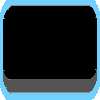
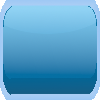
Before/after of a 100 x 100 layered artwork. What changed in the layer stack:
added layer "Layer_darker #1" above "Pasted Layer #3" over box(0, 5, 100, 34)
added layer "Pasted Layer #3" above "Pasted Layer" over box(3, 6, 97, 79)
hid "Pasted Layer", painted on it over box(3, 6, 97, 79)
removed layer "Pasted Layer #1" over box(3, 16, 97, 92)
added layer "Pasted Layer #4" above "Pasted Layer #2" over box(3, 5, 97, 95)
painted on "Pasted Layer #2" over box(0, 0, 100, 100)
painted on "BottomUIButton.png" over box(2, 4, 98, 95)
